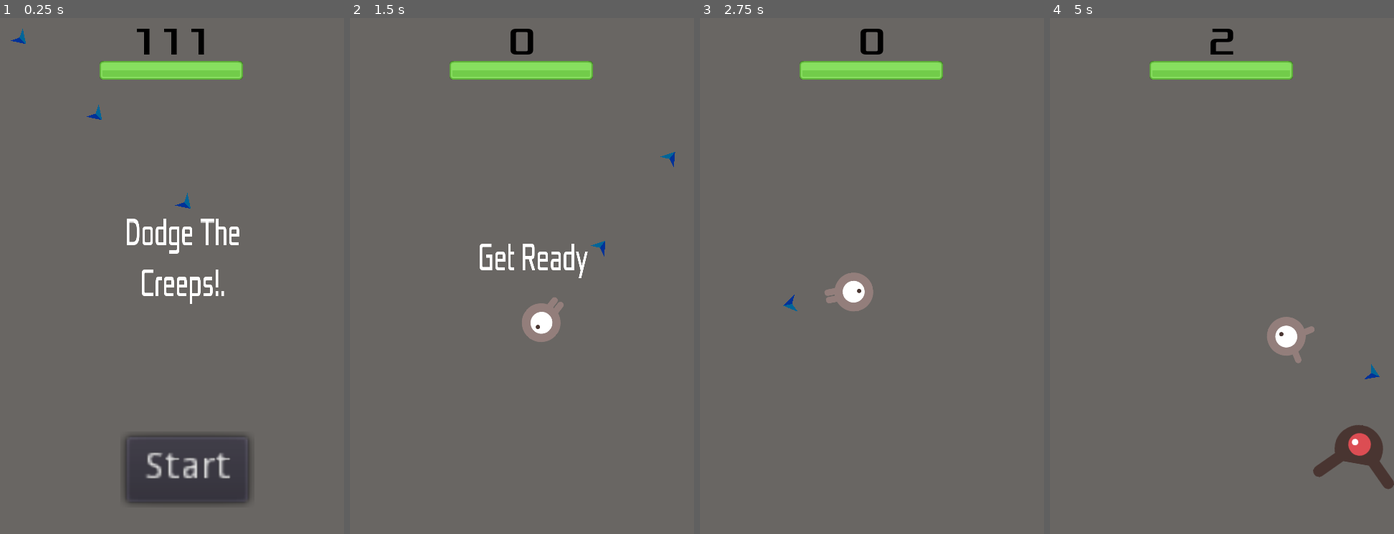
Above: before the commit, frames 1-4 (left to right).
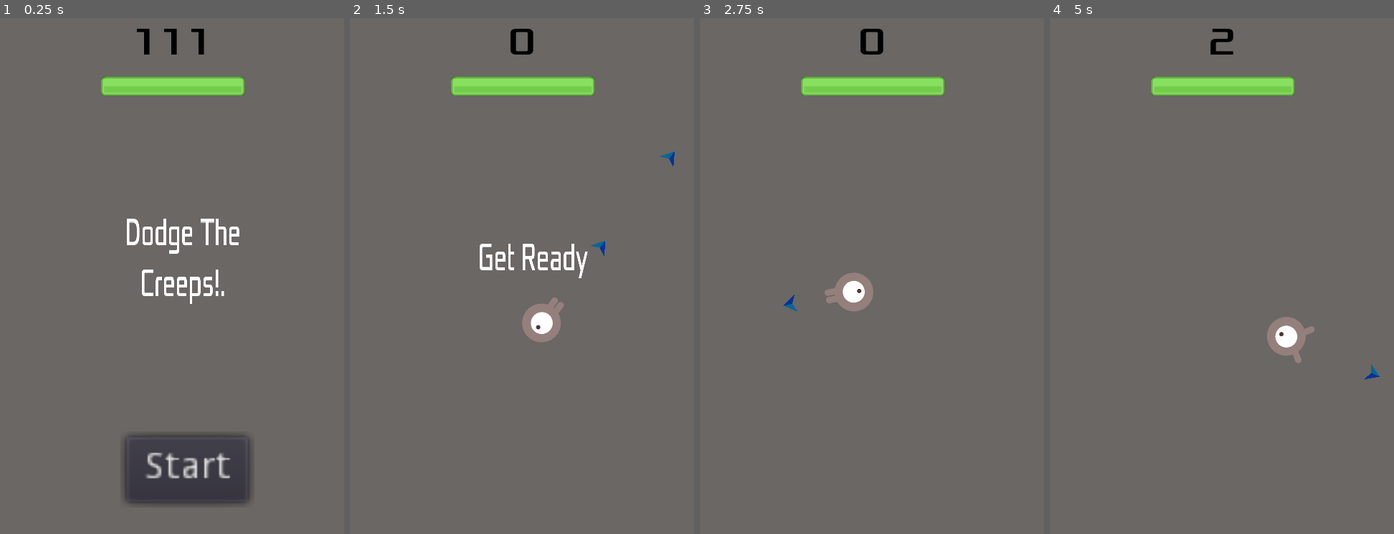
Above: after the commit, the same moments.

Repository: ShamliShahni/Dodge_the_Creep
Game: Godot game, scene res://Main.tscn
Same seed, same stepped clock (60 frames per second), same inputs: the game is played once before the commit and once after it.
Inputs (mouse positions are in pixels of both pictures, inside the frame that each line leads up to):
- Up to frame 1 (0.25 s): no input
- Up to frame 2 (1.5 s): click "Start" at 0.5 s; move the mouse to (597, 250) at 1.27 s
- Up to frame 3 (2.75 s): move the mouse to (803, 301) at 2.02 s
- Up to frame 4 (5 s): move the mouse to (1256, 162) at 2.77 s; move the mouse to (1204, 379) at 3.52 s; move the mouse to (1325, 353) at 4.27 s

The runs differ from the first frame. In frame 1, 2.9% of the frame differs, in the area x 3-72%, y 2-37%; in frame 2, 2.8%; in frame 3, 2.8%; in frame 4, 4.0%, in the area x 28-100%, y 8-92%.

Commit message:
coins
coins collection

Diff:
--- a/Bullets.gd
+++ b/Bullets.gd
@@ -9,6 +9,8 @@
 	Self_Distruction()
 
 func _on_Bullets_body_entered(body):
+	#print(body)
+	hide()
 	pass
 
 func get_damage():
--- a/Coin.gd
+++ b/Coin.gd
@@ -1,6 +1,21 @@
-extends Area2D
+extends RigidBody2D
+
+
+func _ready():
+	sleeping = true
+	mode = RigidBody2D.MODE_STATIC
 
 
 
-func _on_Coin_body_entered(body):
-	print("coin",body)
+#func _on_Coin_body_entered(body):
+#	print(body)
+func Visibility():
+	visible = false
+
+
+func _on_Area2D_body_entered(body):
+	#print(body.name)
+	var group = body.get_groups()
+	#print(group)
+	if group.has("coin"):
+		visible = false
--- a/Coin.tscn
+++ b/Coin.tscn
@@ -6,8 +6,12 @@
 [sub_resource type="RectangleShape2D" id=1]
 extents = Vector2( 7.72696, 8.40957 )
 
-[node name="Coin" type="Area2D"]
-input_pickable = false
+[sub_resource type="RectangleShape2D" id=2]
+extents = Vector2( 8.17258, 7.74105 )
+
+[node name="Coin" type="RigidBody2D" groups=[
+"coin",
+]]
 script = ExtResource( 2 )
 
 [node name="Sprite" type="Sprite" parent="."]
@@ -17,4 +21,9 @@
 [node name="CollisionShape2D" type="CollisionShape2D" parent="."]
 shape = SubResource( 1 )
 
-[connection signal="body_entered" from="." to="." method="_on_Coin_body_entered"]
+[node name="Area2D" type="Area2D" parent="."]
+
+[node name="CollisionShape2D" type="CollisionShape2D" parent="Area2D"]
+shape = SubResource( 2 )
+
+[connection signal="body_entered" from="Area2D" to="." method="_on_Area2D_body_entered"]
--- a/Main.gd
+++ b/Main.gd
@@ -36,10 +36,10 @@
 	# Set the mob's direction perpendicular to the path direction.
 	var direction = $MobPath/MobSpawnLocation.rotation + PI / 2
 	# Set the mob's position to a random location.
-	Mob.position = $MobPath/MobSpawnLocation.position
+	#Mob.position = $MobPath/MobSpawnLocation.position
 	# Add some randomness to the direction.
 	direction += rand_range(-PI / 4, PI / 4)
 	Mob.rotation = direction
 	# Set the velocity (speed & direction).
-	Mob.linear_velocity = Vector2(rand_range(Mob.min_speed, Mob.max_speed), 0)
-	Mob.linear_velocity = Mob.linear_velocity.rotated(direction)
+	#Mob.linear_velocity = Vector2(rand_range(Mob.min_speed, Mob.max_speed), 0)
+	#Mob.linear_velocity = Mob.linear_velocity.rotated(direction)
--- a/Main.tscn
+++ b/Main.tscn
@@ -16,8 +16,6 @@
 var score
 var game_time = 0.4
 var player = preload(\"res://Player.gd\")
-var walk_speed = 200
-var velocity = Vector2()
 var mob
 var moveing_Vector = Vector2()
 
@@ -58,19 +56,15 @@
 	# Set the mob's direction perpendicular to the path direction.
 	var direction = $MobPath/MobSpawnLocation.rotation + PI / 2
 	# Set the mob's position to a random location.
-	mob.position = $MobPath/MobSpawnLocation.position
+	#mob.position = $MobPath/MobSpawnLocation.position
 	# Add some randomness to the direction.
 	direction += rand_range(-PI / 4, PI / 4)
 	mob.rotation = direction
-	# Set the velocity (speed & direction).
-	velocity.x += walk_speed
-	velocity.y += walk_speed
-	#mob.move_and_slide(velocity,Vector2(0,-1))
+
 	if mob.enemy_alive:
-		moveing_Vector = Vector2(rand_range(mob.min_speed, mob.max_speed), 0)
-		#mob.move_and_collide(moveing_Vector)
-		mob.linear_velocity = moveing_Vector #Vector2(rand_range(mob.min_speed, mob.max_speed), 0)
-		mob.linear_velocity = mob.linear_velocity.rotated(direction)
+		moveing_Vector = Vector2(rand_range(2,4), 0)
+		#mob.linear_velocity = moveing_Vector #Vector2(rand_range(mob.min_speed, mob.max_speed), 0)
+		#mob.linear_velocity = mob.linear_velocity.rotated(direction)
 	#else:
 	#	mob.linear_velocity = Vector2(0,0)
 	#	mob.CollisionShape2D.disable = true
@@ -96,6 +90,9 @@
 script = SubResource( 1 )
 Mob = ExtResource( 1 )
 
+[node name="PlayerHealthBar" parent="." instance=ExtResource( 4 )]
+position = Vector2( 140.158, 81.4252 )
+
 [node name="Player" parent="." instance=ExtResource( 2 )]
 
 [node name="ScoreTimer" type="Timer" parent="."]
@@ -117,19 +114,16 @@
 rotation = 3.03855e-08
 
 [node name="MobTimer" type="Timer" parent="."]
-wait_time = 2.0
+wait_time = 0.5
 
 [node name="hud" parent="." instance=ExtResource( 3 )]
-
-[node name="Camera2D" type="Camera2D" parent="."]
-offset = Vector2( 240, 360 )
-current = true
 
 [node name="GameTIme" type="Timer" parent="."]
 wait_time = 0.4
 
-[node name="PlayerHealthBar" parent="." instance=ExtResource( 4 )]
-position = Vector2( 138.823, 60.0678 )
+[node name="Camera2D" type="Camera2D" parent="."]
+position = Vector2( 238.936, 359.072 )
+current = true
 
 [connection signal="hit" from="Player" to="." method="game_over"]
 [connection signal="hit" from="Player" to="." method="new_game"]
--- a/Player.gd
+++ b/Player.gd
@@ -79,4 +79,16 @@
 		tween.interpolate_property($AnimatedSprite,"modulate:a",0,1,0.2)
 		yield(get_tree().create_timer(timer),"timeout")
 		queue_free()
-	pass # Replace with function body.
+
+
+	if group.has("coin"):
+		print(body.name)
+		var cur_score = get_parent().score
+		cur_score += 20
+		body.Visibility()
+#		print("coin")
+#		#var coin = get_parent().get("Coin")
+#		#coin.visible = false
+#		#coin.visible = false
+#		#coin.sleeping = true
+#
--- a/mob.gd
+++ b/mob.gd
@@ -1,7 +1,7 @@
 extends RigidBody2D
 
-export var min_speed = 50  # Minimum speed range.
-export var max_speed = 150  # Maximum speed range.
+export var min_speed = 5  # Minimum speed range.
+export var max_speed = 10  # Maximum speed range.
 var max_health = 100
 var current_health = 100
 var timer = 0.4
@@ -27,39 +27,37 @@
 
 	if group.has("bullet"):
 		current_health -= body.get_damage()
+		#mode = RigidBody2D.MODE_STATIC
+		sleeping = true
+
+
+	if current_health <= 0:
+		#print("enemy")
+		pass
 
 	if current_health <= 0 && enemy_alive:
 		col_state = col_state + 1
 		enemy_alive = false
 		gravity_scale = 0
-		pos = position
+		#pos = position
 		sleeping = true
+		mode = RigidBody2D.MODE_STATIC
 		#lin_var.mob.linear_velocity = Vector2(0,0)
-
 		$AnimatedSprite.stop()
-		tween.start()
-		tween.interpolate_property($AnimatedSprite,"modulate:a",1,0,0.2)
-		tween.interpolate_property($AnimatedSprite,"modulate:a",0,1,0.2)
-		yield(get_tree().create_timer(timer),"timeout")
 		$AnimatedSprite.visible = false
 		$AnimatedSprite.queue_free()
 		$Area2D.queue_free()
 		$CollisionShape2D.queue_free()
+		$AnimatedSprite2.visible = true
+		$AnimatedSprite2.animation = "explosion"
+		$AnimatedSprite2.play()
+		yield(get_tree().create_timer(timer),"timeout")
+		$AnimatedSprite2.stop()
+		$AnimatedSprite2.visible = false
 		$Coin.visible = true
+		$Coin.sleeping = false
 		is_coin = true
-		mode = RigidBody2D.MODE_STATIC
+		sleeping = false
 
 		#pos = position
 		yield(get_tree().create_timer(timer2),"timeout")
-		#queue_free()
-		#var coins_instance = coins.instance()
-		#coins_instance.position = pos
-		#coins_instance.rotation = rotation
-		#get_parent().add_child(coins_instance)
-
-	if group.has("player") && !enemy_alive:
-		print("coin")
-
-	if group.has("mob"):
-		pos = position
-		#$CollisionShape2D.disabled = true
--- a/mob.tscn
+++ b/mob.tscn
@@ -8,6 +8,15 @@
 [ext_resource path="res://dodge_assets/art/enemyFlyingAlt_1.png" type="Texture" id=6]
 [ext_resource path="res://mob.gd" type="Script" id=7]
 [ext_resource path="res://Coin.tscn" type="PackedScene" id=8]
+[ext_resource path="res://dodge_assets/art/Sprite_Effects_Explosion_002.png" type="Texture" id=9]
+[ext_resource path="res://dodge_assets/art/Sprite_Effects_Explosion_008.png" type="Texture" id=10]
+[ext_resource path="res://dodge_assets/art/Sprite_Effects_Explosion_005.png" type="Texture" id=11]
+[ext_resource path="res://dodge_assets/art/Sprite_Effects_Explosion_003.png" type="Texture" id=12]
+[ext_resource path="res://dodge_assets/art/Sprite_Effects_Explosion_004.png" type="Texture" id=13]
+[ext_resource path="res://dodge_assets/art/Sprite_Effects_Explosion_007.png" type="Texture" id=14]
+[ext_resource path="res://dodge_assets/art/Sprite_Effects_Explosion_001.png" type="Texture" id=15]
+[ext_resource path="res://dodge_assets/art/Sprite_Effects_Explosion_000.png" type="Texture" id=16]
+[ext_resource path="res://dodge_assets/art/Sprite_Effects_Explosion_006.png" type="Texture" id=17]
 
 [sub_resource type="SpriteFrames" id=1]
 animations = [ {
@@ -35,6 +44,14 @@
 radius = 25.0111
 height = 23.1648
 
+[sub_resource type="SpriteFrames" id=4]
+animations = [ {
+"frames": [ ExtResource( 16 ), ExtResource( 15 ), ExtResource( 9 ), ExtResource( 12 ), ExtResource( 13 ), ExtResource( 11 ), ExtResource( 17 ), ExtResource( 14 ), ExtResource( 10 ) ],
+"loop": true,
+"name": "explosion",
+"speed": 5.0
+} ]
+
 [node name="mob" type="RigidBody2D" groups=[
 "mob",
 ]]
@@ -61,8 +78,16 @@
 
 [node name="Tween" type="Tween" parent="."]
 
+[node name="AnimatedSprite2" type="AnimatedSprite" parent="."]
+visible = false
+scale = Vector2( 0.3, 0.3 )
+frames = SubResource( 4 )
+animation = "explosion"
+frame = 7
+
 [node name="Coin" parent="." instance=ExtResource( 8 )]
 visible = false
 
 [connection signal="screen_exited" from="VisibilityNotifier2D" to="." method="_on_VisibilityNotifier2D_screen_exited"]
 [connection signal="body_entered" from="Area2D" to="." method="_on_Area2D_body_entered"]
+[connection signal="body_entered" from="Coin" to="." method="_on_Coin_body_entered"]
--- a/project.godot
+++ b/project.godot
@@ -25,6 +25,7 @@
 window/vsync/use_vsync=false
 window/handheld/orientation="portrait"
 window/stretch/mode="2d"
+window/stretch/aspect="expand"
 
 [physics]
 
@@ -36,5 +37,6 @@
 
 [rendering]
 
+quality/driver/driver_name="GLES2"
 environment/default_clear_color=Color( 0.415686, 0.403922, 0.392157, 1 )
 environment/default_environment="res://default_env.tres"
Not shown: 1 places in Coin.tscn that only renumber resources
Binary file added: dodge_assets/art/Sprite_Effects_Explosion_000.png
Not shown, added: dodge_assets/art/Sprite_Effects_Explosion_000.png.import
Binary file added: dodge_assets/art/Sprite_Effects_Explosion_001.png
Not shown, added: dodge_assets/art/Sprite_Effects_Explosion_001.png.import
Binary file added: dodge_assets/art/Sprite_Effects_Explosion_002.png
Not shown, added: dodge_assets/art/Sprite_Effects_Explosion_002.png.import
Binary file added: dodge_assets/art/Sprite_Effects_Explosion_003.png
Not shown, added: dodge_assets/art/Sprite_Effects_Explosion_003.png.import
Binary file added: dodge_assets/art/Sprite_Effects_Explosion_004.png
Not shown, added: dodge_assets/art/Sprite_Effects_Explosion_004.png.import
Binary file added: dodge_assets/art/Sprite_Effects_Explosion_005.png
(and 8 more such lines)
